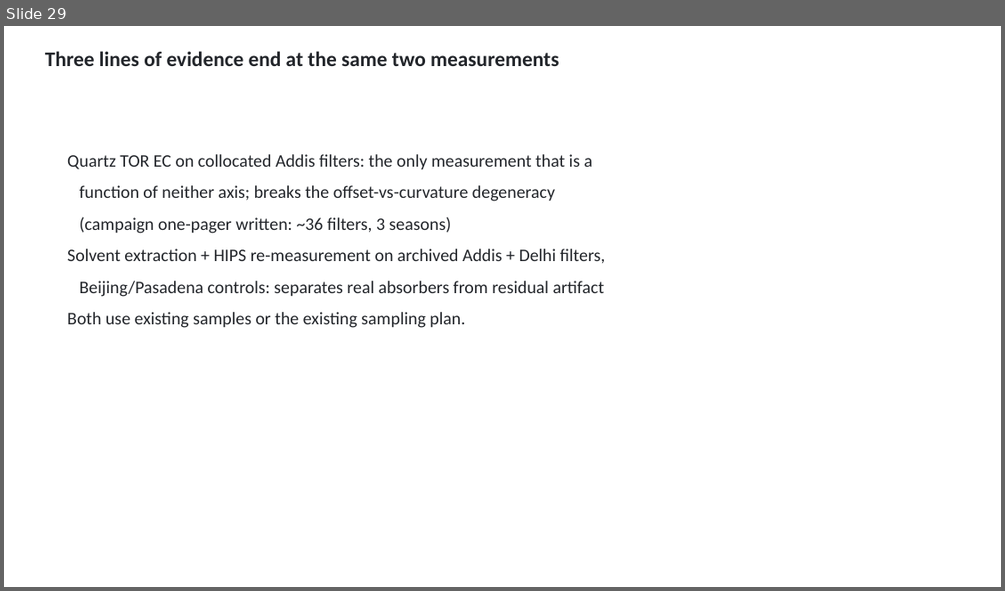
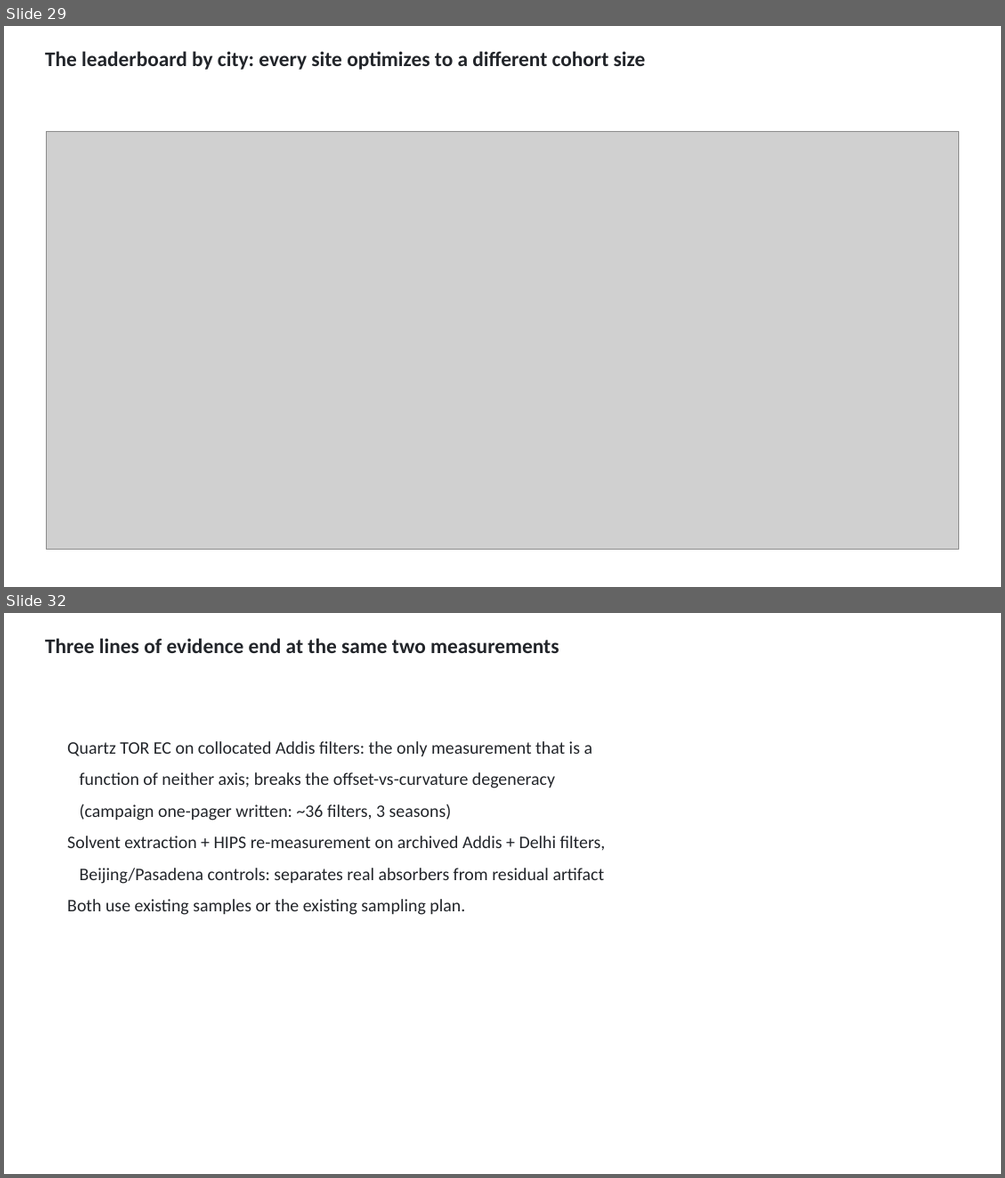
Before and after one commit to ahzs645/aethmodular, a slide deck: deliverables/ftir_group_2026-08-27/ftir_group_2026-08-27.pptx. Shown one above the other, each under a label of ours: slide 29 before the commit, slides 29 and 32 after it; the slides between them are not shown. The pictures are 1005x591 and 1005x1178 pixels, drawn with LibreOffice and Linux fonts; fonts in the diff are those of the drawing; grey boxes stand for pictures. Boxes give left, top, right and bottom in pixels: in the first picture for what was removed or moved away, otherwise in the second. Text is boxed around its words. In the diff, an @@ line names an element or a change of style, - is before the commit and + after.

```diff
--- a/deliverables/ftir_group_2026-08-27/ftir_group_2026-08-27.pptx
+++ b/deliverables/ftir_group_2026-08-27/ftir_group_2026-08-27.pptx
@@ slide 29 added at [4,26,1001,587], background #FFFFFF @@
@@ text added at [45,51,646,70], 20 pt, text #22252A, bold @@
+The leaderboard by city: every site optimizes to a different cohort size
@@ picture added at [47,131,959,548] @@
@@ what was slide 29 is now slide 32 @@
```
Also in this commit, not shown: 2 other slides added, 6 other files.
